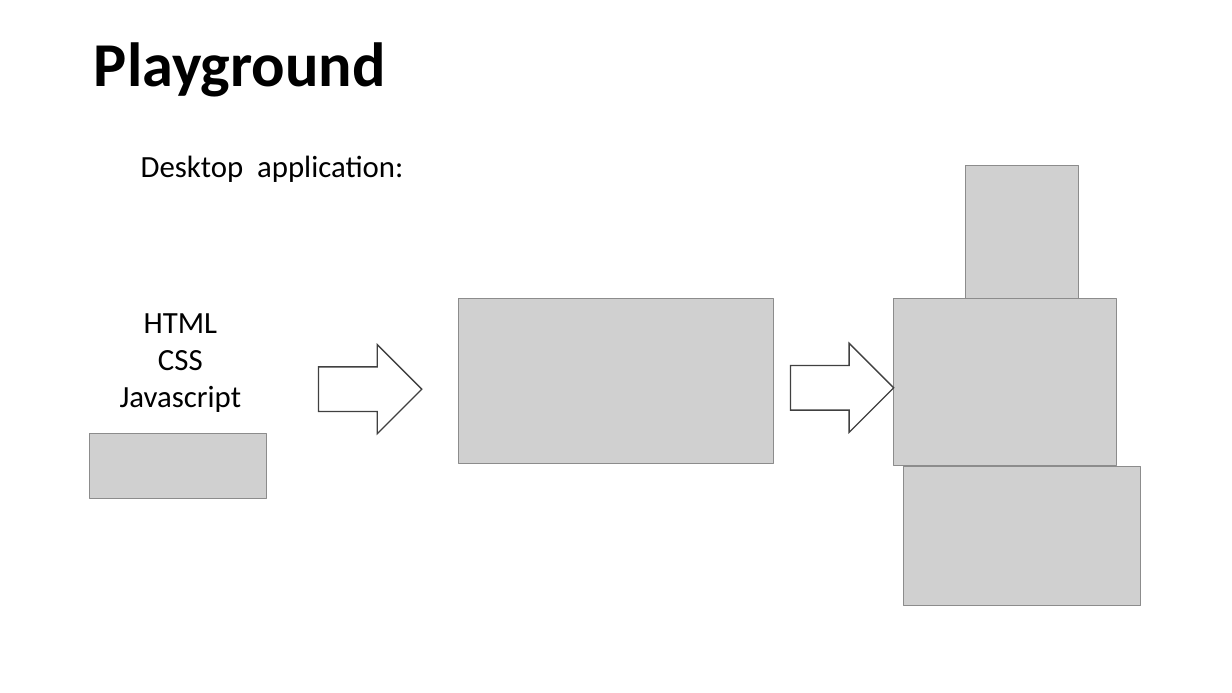
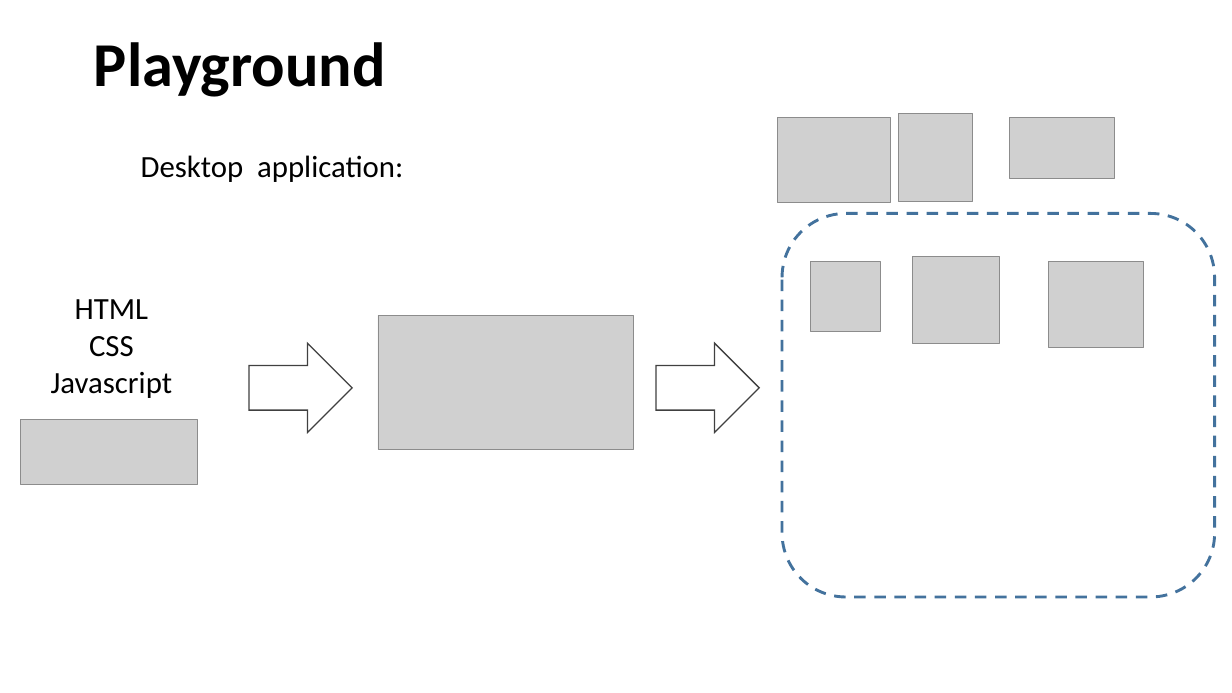
Before and after one commit to LeTranAnhVu/todoapp-express-api, a slide deck: slide 11 of doc/Introduction of Nodejs.pptx. Drawn at 1232x693 pixels with LibreOffice and Linux fonts; fonts in the diff are those of the drawing; grey boxes stand for pictures. Boxes give left, top, right and bottom in pixels: in the first picture for what was removed or moved away, otherwise in the second. Text is boxed around its words. In the diff, an @@ line names an element or a change of style, - is before the commit and + after.

```diff
--- a/doc/Introduction of Nodejs.pptx
+++ b/doc/Introduction of Nodejs.pptx
@@ picture: place and size @@
-picture at <box>894,299,1116,466</box>
+picture at <box>777,117,891,202</box>
@@ picture: place and size @@
-picture at <box>966,165,1079,299</box>
+picture at <box>898,114,973,201</box>
@@ picture: place and size @@
-picture at <box>904,467,1141,606</box>
+picture at <box>1010,117,1115,178</box>
@@ rounded rectangle added at <box>782,213,1214,597</box>, outline #43739E 2.25 pt dashed @@
@@ picture added at <box>811,262,880,331</box> @@
@@ picture added at <box>912,257,999,344</box> @@
@@ picture added at <box>1049,262,1144,348</box> @@
@@ text "HTML": place and size @@
-text "HTML" at <box>120,313,241,412</box>
+text "HTML" at <box>51,299,172,398</box>
@@ picture: place and size @@
-picture at <box>459,299,774,464</box>
+picture at <box>378,315,633,449</box>
@@ right arrow: place and size @@
-right arrow at <box>319,345,422,434</box>
+right arrow at <box>249,343,352,433</box>
@@ right arrow: place and size @@
-right arrow at <box>790,343,894,433</box>
+right arrow at <box>656,343,760,433</box>
@@ picture: place and size @@
-picture at <box>90,433,266,498</box>
+picture at <box>21,420,198,484</box>
```
Also in this commit, not shown: 2 slides added, 2 other files.
